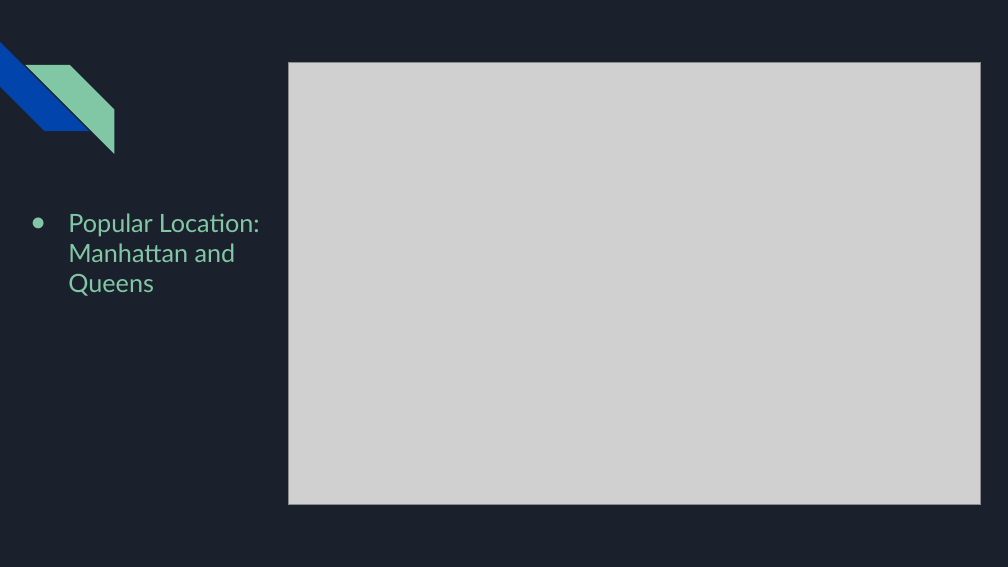
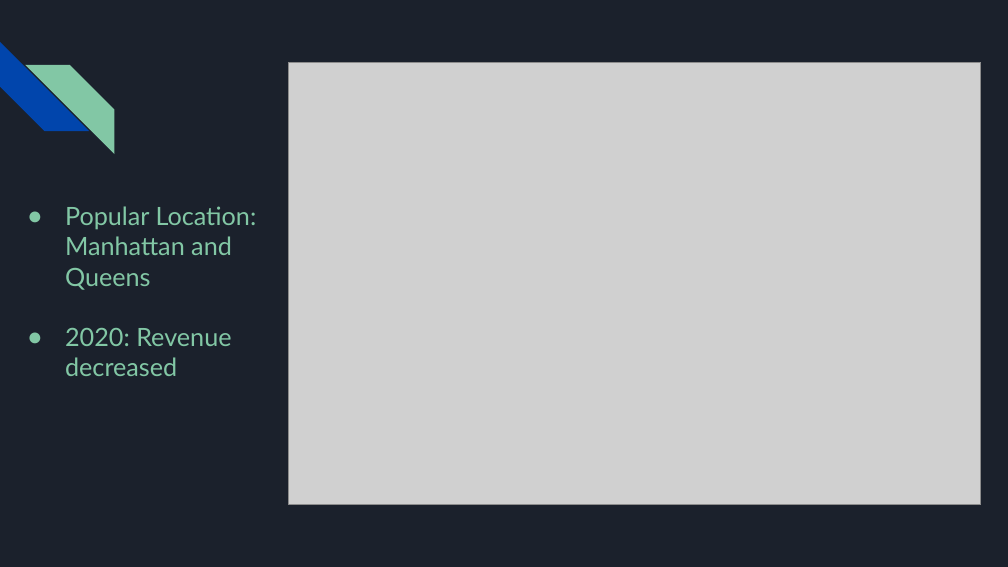
Before and after one commit to CCNY-Analytics-and-Quant/Team-Killer-Bass, a slide deck: slide 5 of NYC_taxi_company_analysis_Killer_Bass.pptx. Drawn at 1008x567 pixels with LibreOffice and Linux fonts; fonts in the diff are those of the drawing; grey boxes stand for pictures. Boxes give left, top, right and bottom in pixels: in the first picture for what was removed or moved away, otherwise in the second. Text is boxed around its words. In the diff, an @@ line names an element or a change of style, - is before the commit and + after.

```diff
--- a/NYC_taxi_company_analysis_Killer_Bass.pptx
+++ b/NYC_taxi_company_analysis_Killer_Bass.pptx
@@ text at (65, 328, 231, 376): paragraph added @@
+● 2020: Revenue decreased
```
Also in this commit, not shown: 1 slide added.
